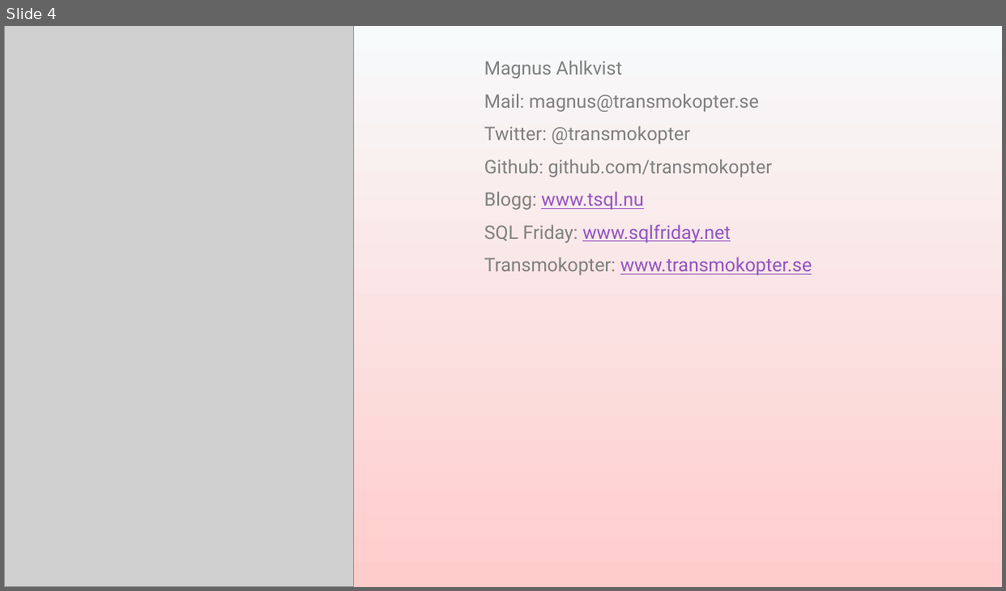
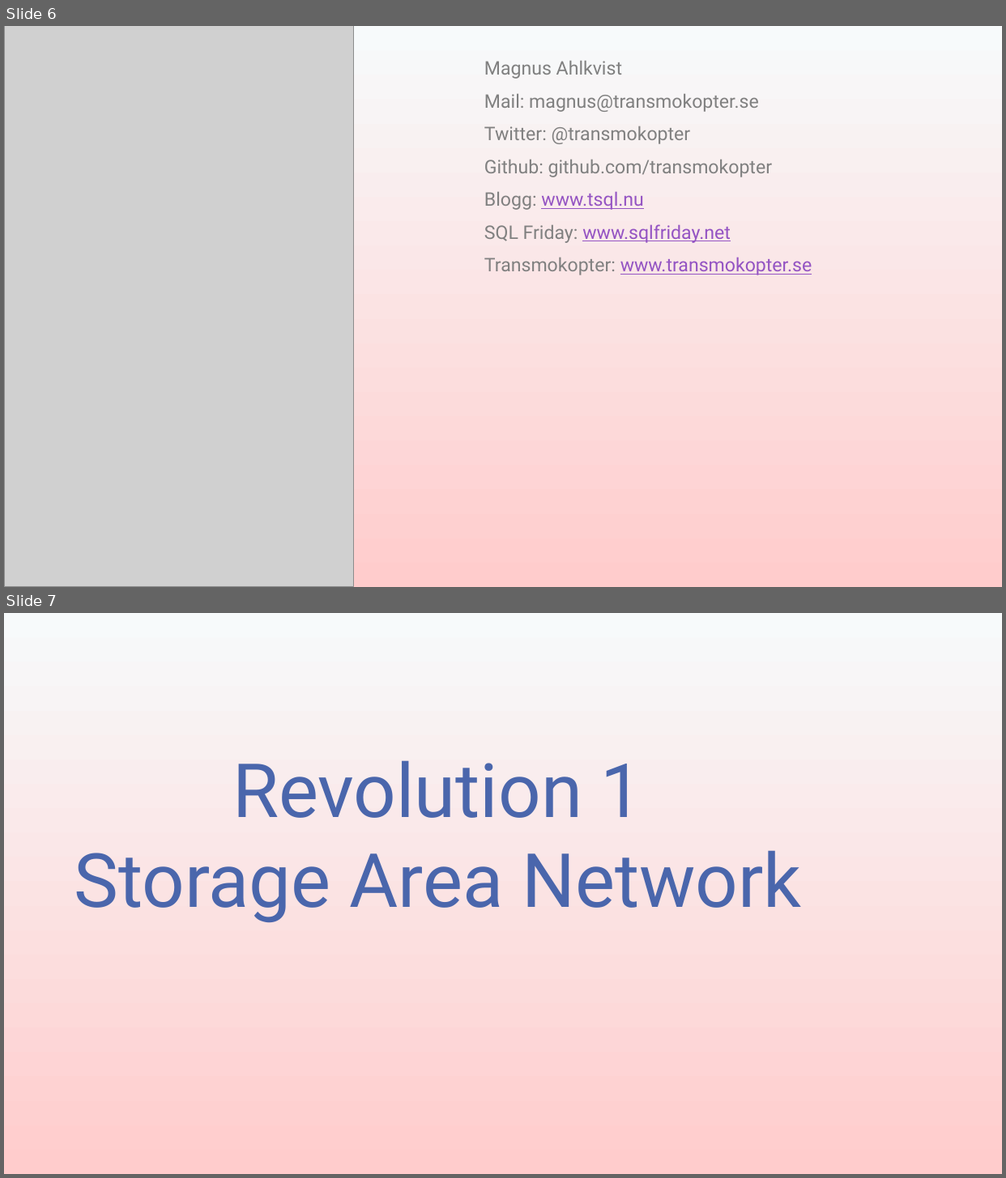
Before and after one commit to transmokopter/Presentations, a slide deck: sql-in-azure-containers/presentation/sql-in-azure-containers.pptx. Shown one above the other, each under a label of ours: slide 4 before the commit, slides 6 and 7 after it. The pictures are 1006x591 and 1006x1178 pixels, drawn with LibreOffice and Linux fonts; fonts in the diff are those of the drawing; grey boxes stand for pictures; background and template pictures are left out. Boxes give left, top, right and bottom in pixels: in the first picture for what was removed or moved away, otherwise in the second. Text is boxed around its words. In the diff, an @@ line names an element or a change of style, - is before the commit and + after.

```diff
--- a/sql-in-azure-containers/presentation/sql-in-azure-containers.pptx
+++ b/sql-in-azure-containers/presentation/sql-in-azure-containers.pptx
@@ slide 7 added at (4,613,1002,1174), background gradient #F7FAFB to #FFCCCC @@
@@ text added at (74,760,801,923), 72 pt, text #4A66AC @@
+Revolution 1
+Storage Area Network
@@ what was slide 4 is now slide 6 @@
```
Also in this commit, not shown: 1 slide changed, 7 other slides added, 1 slide removed, 47 other files.
